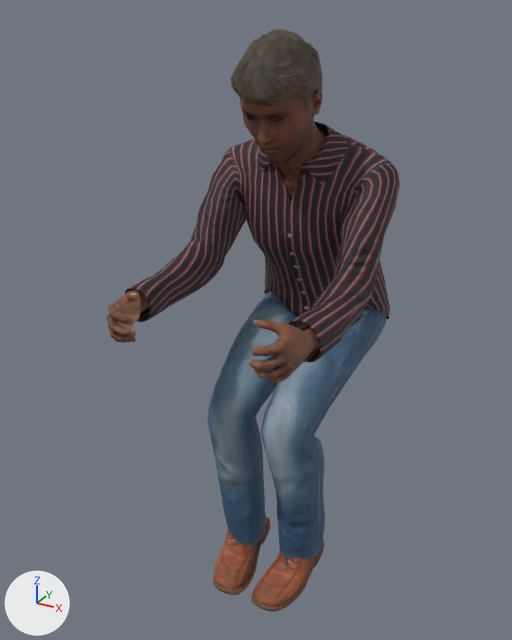
The glTF model assets/personaggi/realistici/sella-lunga/uomo-02.glb: old version first, new version second.
Camera for both pictures: a 50 mm lens placed at (0.752, -1.788, 1.502), pointed at (-0.057, -0.318, 0.768). The axes (+X, +Y, +Z) are drawn at lower left. The lights are the same throughout. The older version comes first. Vertices at exactly the same position are counted once.

In view in the first picture: 'Human', 'Human.male_casualsuit03', 'Human.shoes01', 'Human.short02'.
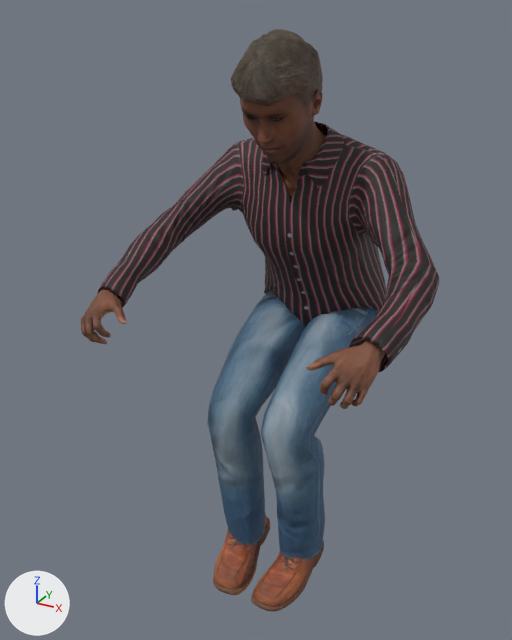
Location of each change, (x1, y1, x2, y2) in pixels of the pictures (512 x 640 px; the box of a moved part takes in the faces that stretch with it):
'Human.male_casualsuit03', reshaped (25% wider): before (125, 121, 400, 559); after (97, 121, 440, 559)
'Human', reshaped: before (107, 90, 327, 383); after (81, 90, 385, 409)
part 1 of me_base_001, moved or reshaped: before (107, 290, 149, 343); after (81, 287, 127, 344)
part 2 of me_base_001, moved or reshaped: before (248, 320, 320, 383); after (306, 339, 385, 409)
part 3 of me_male_casualsuit03, moved or reshaped: before (125, 124, 400, 362); after (97, 124, 440, 372)

The edits, one by one:
me_base_001 is used by ob_human; location (0.0, 0.0, -0.281).
me_base_001 had 7992 vertices, 15816 faces and spanned x -0.239..0.239, y -0.727..-0.128, z 0.468..1.729.
me_base_001 now has 7992 vertices, 15816 faces and spans x -0.369..0.369, y -0.669..-0.128, z 0.468..1.729.
me_base_001 part 1: the loose piece of 1689 vertices spanning x -0.239..-0.137, y -0.727..-0.542, z 1.113..1.234 is multiplied about its middle by the matrix ((0.658, -0.122, 0.743), (0.267, 0.961, -0.078), (-0.704, 0.25, 0.665)), then moved by (-0.121, 0.053, -0.044).
me_base_001 part 2: the loose piece of 1689 vertices spanning x 0.137..0.239, y -0.727..-0.542, z 1.113..1.234 is multiplied about its middle by the matrix ((0.658, 0.122, -0.743), (-0.267, 0.961, -0.078), (0.704, 0.25, 0.665)), then moved by (0.121, 0.053, -0.044).
Other edits to the shape of me_base_001 do not show in these pictures.
me_male_casualsuit03 is used by ob_human_male_casualsuit03; location (0.0, 0.0, -0.281).
me_male_casualsuit03 had 2499 vertices, 4800 faces and spanned x -0.256..0.261, y -0.622..0.121, z 0.369..1.536.
me_male_casualsuit03 now has 2499 vertices, 4800 faces and spans x -0.393..0.402, y -0.579..0.121, z 0.369..1.536.
me_male_casualsuit03 part 3: 1213 of 2499 vertices moved; they spanned x -0.256..0.261, y -0.622..-0.008, z 1.119..1.526 and now span x -0.393..0.402, y -0.579..-0.008, z 1.106..1.526; mean shift (0.0, 0.024, 0.005); largest move (0.19, -0.36, 1.132) -> (0.375, -0.315, 1.172).
